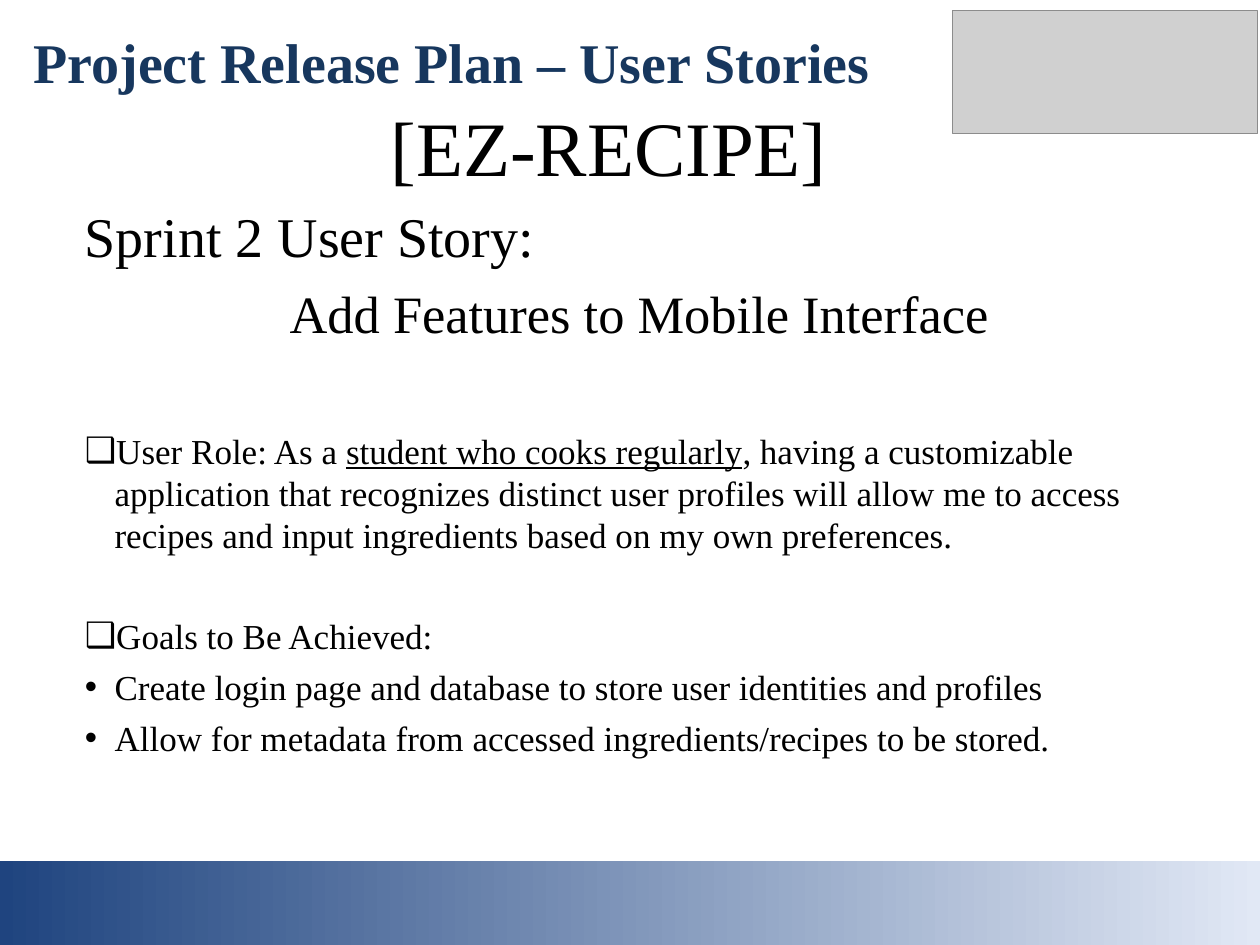
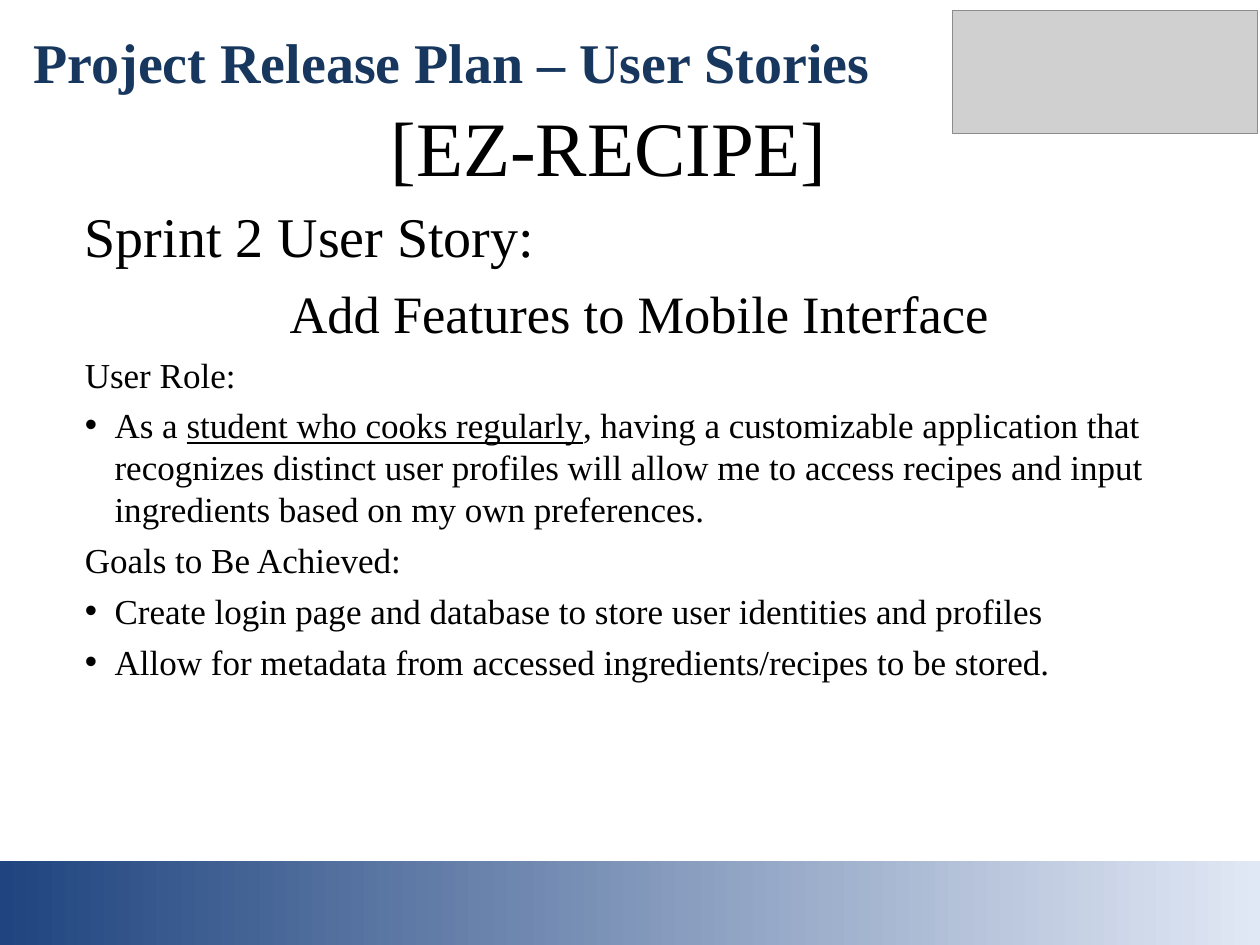
Before and after one commit to ddiannak/ezrecipe, a slide deck: slide 4 of EZ_Recipe.ppt. Drawn at 1260x945 pixels with LibreOffice and Linux fonts; fonts in the diff are those of the drawing; grey boxes stand for pictures. Boxes give left, top, right and bottom in pixels: in the first picture for what was removed or moved away, otherwise in the second. Text is boxed around its words. In the diff, an @@ line names an element or a change of style, - is before the commit and + after.

```diff
--- a/EZ_Recipe.ppt
+++ b/EZ_Recipe.ppt
@@ text at box(85, 363, 1142, 530): text changed @@
-❑ User Role: As a student who cooks regularly, having a customizable application that recognizes distinct user profiles will allow me to access recipes and input ingredients based on my own preferences.
+User Role:
+• As a student who cooks regularly, having a customizable application that recognizes distinct user profiles will allow me to access recipes and input ingredients based on my own preferences.
@@ text at box(85, 548, 401, 574): bullet ❑ to none @@
```
Also in this commit, not shown: 6 other slides changed.
